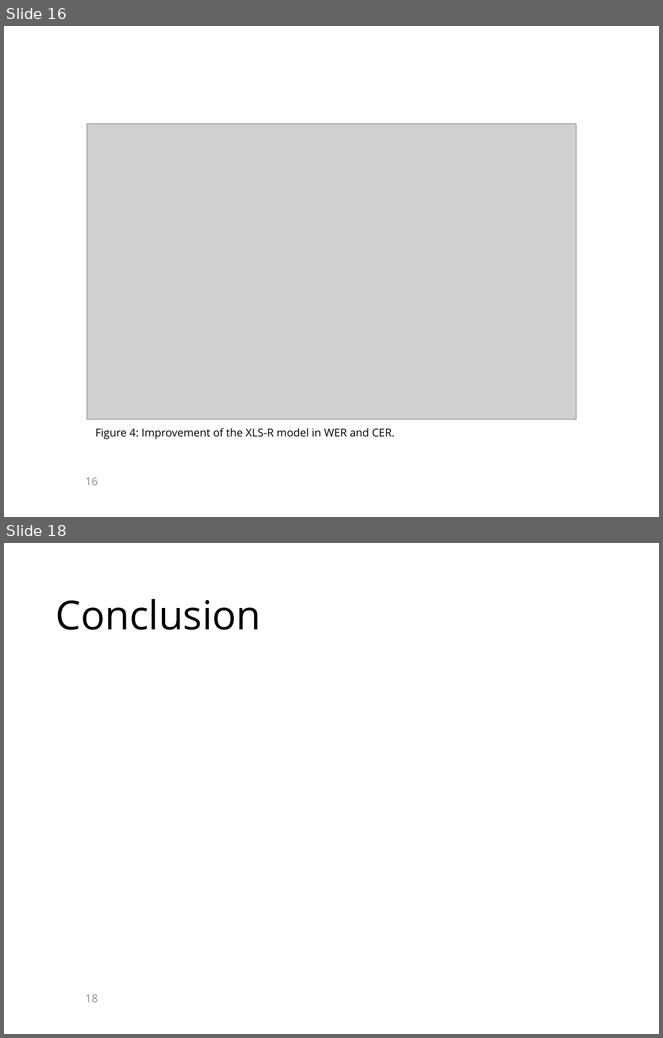
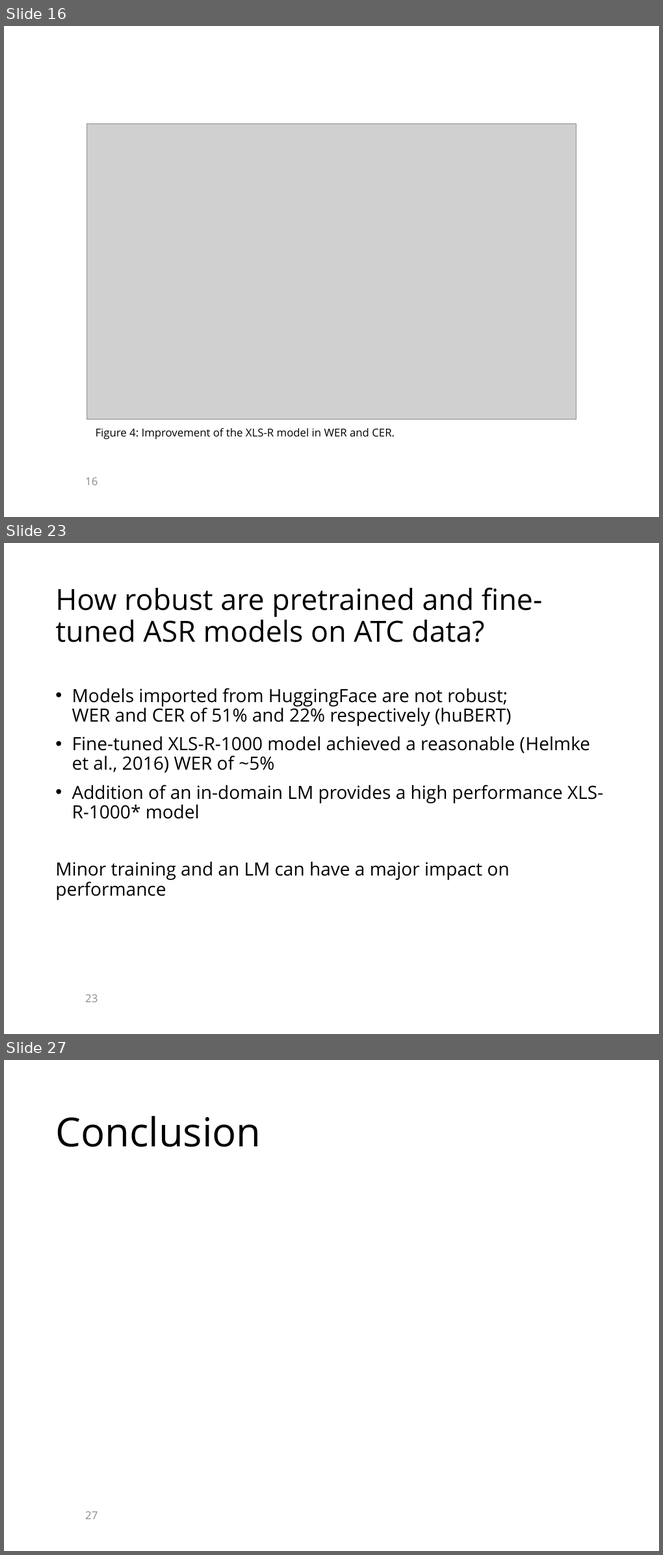
Before and after one commit to KaranChand/ATC, a slide deck: Thesis presentation ATC.pptx. Shown one above the other, each under a label of ours: slides 16 and 18 before the commit, slides 16, 23 and 27 after it; the slides between them are not shown. The pictures are 663x1038 and 663x1555 pixels, drawn with LibreOffice and Linux fonts; fonts in the diff are those of the drawing; grey boxes stand for pictures; background and template pictures are left out. Boxes give left, top, right and bottom in pixels: in the first picture for what was removed or moved away, otherwise in the second. Text is boxed around its words. In the diff, an @@ line names an element or a change of style, - is before the commit and + after.

```diff
--- a/Thesis presentation ATC.pptx
+++ b/Thesis presentation ATC.pptx
@@ slide 23 added at box(4, 543, 659, 1034), background picture (left out) @@
@@ title added at box(55, 587, 543, 642), 32 pt, text #000000 @@
+How robust are pretrained and fine-tuned ASR models on ATC data?
@@ text added at box(55, 688, 603, 901), 20 pt, text #000000 @@
+• Models imported from HuggingFace are not robust;
+  WER and CER of 51% and 22% respectively (huBERT)
+• Fine-tuned XLS-R-1000 model achieved a reasonable (Helmke et al., 2016) WER of ~5%
+• Addition of an in-domain LM provides a high performance XLS-R-1000* model
+Minor training and an LM can have a major impact on performance
@@ page number added at box(85, 995, 98, 1003), 12 pt, text #8C8C8C @@
+23
@@ what was slide 18 is now slide 27 @@
@@ page number at box(85, 1512, 98, 1520): text changed @@
-18
+27
```
Also in this commit, not shown: 2 slides changed, 9 other slides added, 1 slide removed.
